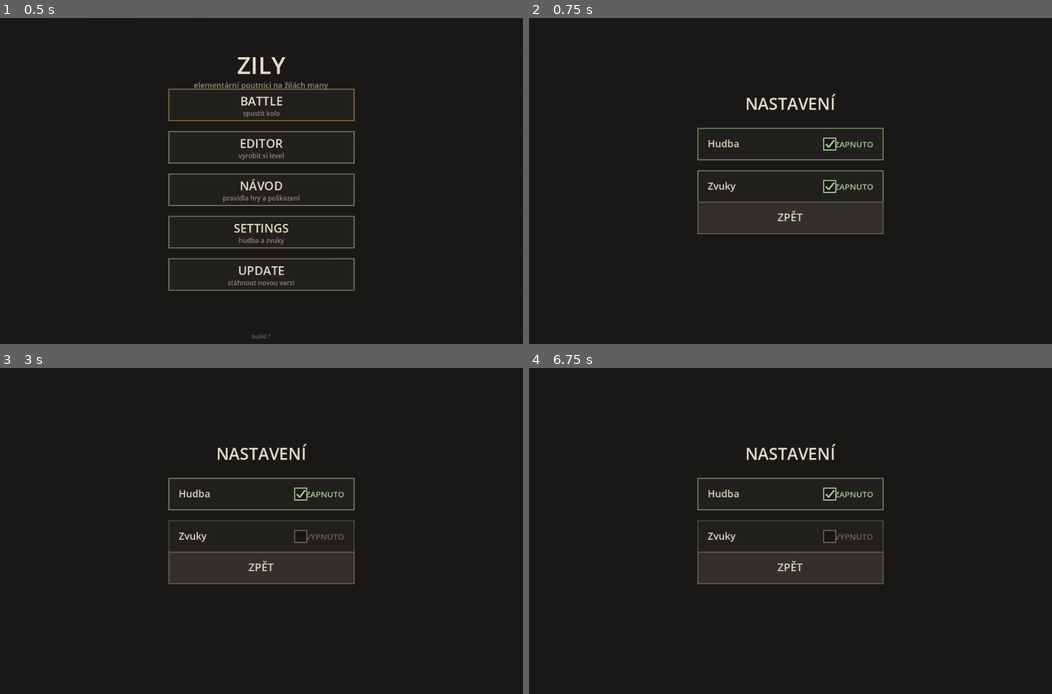
Above: before the commit, frames 1-4 (two rows, left to right).
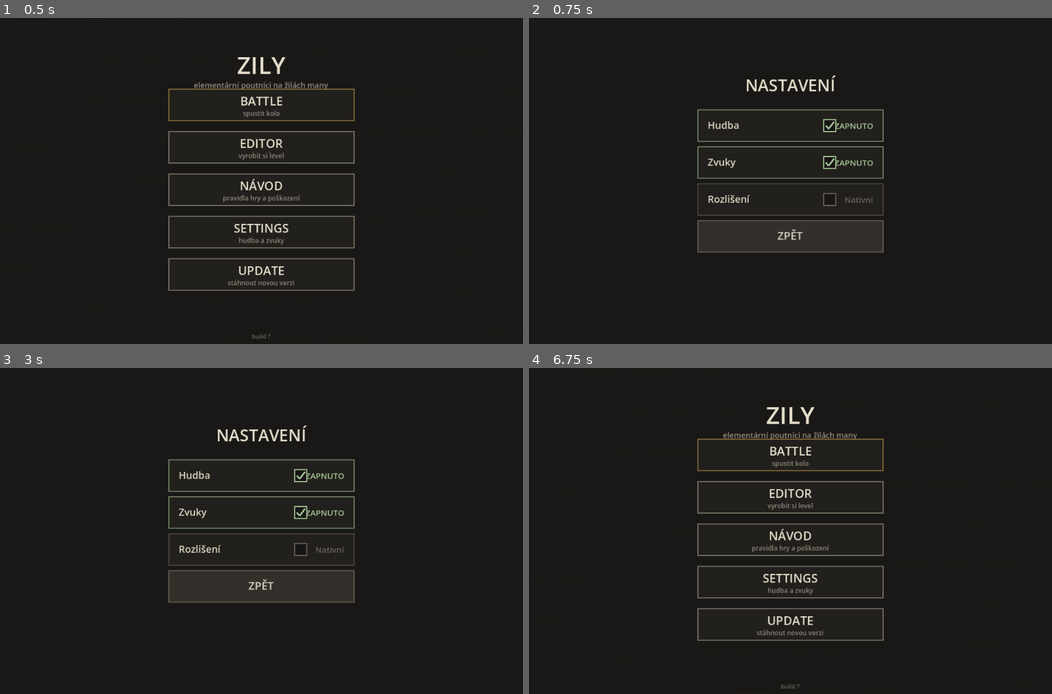
Above: after the commit, the same moments.

Repository: jankoznar94/dark-story
Game: Godot game, scene res://main.tscn
The game is run twice, just before and just after one commit, with the same random seed, the same clock (stepped at 60 frames per second) and the same inputs.
Inputs (mouse positions are in pixels of both pictures, inside the frame that each line leads up to):
- Up to frame 1 (0.5 s): no input
- Up to frame 2 (0.75 s): tap Enter at 0.5 s; move the mouse to (764, 246) at 0.52 s; click (764, 246) at 0.67 s
- Up to frame 3 (3 s): tap Space at 1.25, 2.75 s; drag from (418, 579) to (235, 596) at 1.27 s; tap Enter at 2 s; move the mouse to (104, 482) at 2.02 s; click (104, 482) at 2.17 s; drag from (287, 531) to (104, 482) at 2.77 s
- Up to frame 4 (6.75 s): tap Enter at 3.5 s; move the mouse to (712, 449) at 3.52 s; click (712, 449) at 3.67 s; tap Space at 4.25 s; drag from (905, 514) to (712, 449) at 4.27 s; move the mouse to (685, 547) at 5.02 s; click (685, 547) at 5.17 s; drag from (842, 459) to (685, 547) at 5.77 s; move the mouse to (764, 596) at 6.52 s; click (764, 596) at 6.67 s

Frame 1 is identical in both runs. In frame 2, 5.5% of the frame differs, in the area x 32-68%, y 17-72%; in frame 3, 5.3%; in frame 4, 5.5%, in the area x 32-68%, y 12-99%.

Commit message:
Zily: usporny rezim rozliseni v Nastaveni (pohyb uz neskube)
Hra se kreslila v NATIVNIM rozliseni displeje: kazdy snimek vyplnil cely
displej nekolikrat pres sebe a na telefonu (DPR 2-3) to je 6-9x vic pixelu
nez na stolnim displeji. Snimky se pak nevesly do 16,7 ms a pohyb poutniku
skubal (zmereno 1920x1200: med 18,5 ms, 127 z 600 snimku nad 20 ms).

- Nastaveni ma treti radek ROZLIŠENÍ: Nativní / Úsporné (vychozi Nativní).
  Usporny rezim kresli do 960x600 a na displej se ROZTAHNE.
- POZOR: musi to byt CONTENT_SCALE_MODE_VIEWPORT, ne CANVAS_ITEMS. Ve
  CANVAS_ITEMS se zmensuji jen souradnice a obraz se porad rasterizuje do
  plneho rozliseni - zmereno bez zlepseni (med 18,5 vs 18,2 ms). S VIEWPORT
  je snimek 16,7 ms a nad 20 ms jsou 2 z 600.
- Nastaveni: SETTINGS_ROWS ridi rozvrzeni, kresleni, vstup i testy.
- test_layout hlida tri radky + ZPET na 14 rozlisenich (17672 kontrol).

Diff:
--- a/scripts/game_view.gd
+++ b/scripts/game_view.gd
@@ -23,6 +23,10 @@
 # VEZ je osmihran (viz _draw_towers). Polomer je VETSI nez u nepritele:
 # vez ma byt stavba, ktera je videt, ne drobna krabicka.
 const TOWER_SIDE := 16.0
+# CILOVE PLATNO USPORNEHO REZIMU (viz `_apply_render_scale`). Hra se v nem
+# kresli a na displej se roztahne.
+const RENDER_W := 960
+const RENDER_H := 600
 
 # VELIKOST POUTNIKA. Je to znacka, ktera musi byt citelna na telefonu -
 # poutnik je to, na co se hrac cely cas kouka, takze je vetsi nez zbytek
@@ -69,6 +73,7 @@
 	settings.load_from_disk()
 	_setup_audio()
 	_place_to_window()
+	_apply_render_scale()
 	get_viewport().size_changed.connect(_on_resize)
 	var args: PackedStringArray = OS.get_cmdline_user_args()
 	if args.has("--shot"):
@@ -223,6 +228,35 @@
 	_reflow()
 
 
+# USPORNE ROZHLEDNI. Hra se jinak kresli v NATIVNIM rozliseni displeje: kazdy
+# snimek vyplni cely displej nekolikrat pres sebe (pozadi, pás, cesty) a na
+# telefonu s DPR 2-3 je pixelu 6-9x vic nez na stolnim displeji. Kdyz se
+# snimek nevejde do 16,7 ms, poutnik popojde o delsi cas najednou - pohyb
+# skube. Usporny rezim kresli do 960x600 a na displej se roztahne.
+#
+# NIKDY NEPRIRAZUJE, KDYBY TO ZHORSILO: na displeji mensim nez cilove platno
+# (nebo jen o chlup vetsim) zustava nativni rozliseni - jinak by se kreslilo
+# do vetsiho platna, nez je obrazovka.
+func _apply_render_scale() -> void:
+	var w: Window = get_window()
+	var size: Vector2i = w.size
+	var big: bool = size.x >= RENDER_W * 1.2 and size.y >= RENDER_H * 1.2
+	if settings.lowres and big:
+		w.content_scale_size = Vector2i(RENDER_W, RENDER_H)
+		w.content_scale_aspect = Window.CONTENT_SCALE_ASPECT_EXPAND
+		# POZOR: MUSI to byt VIEWPORT, ne CANVAS_ITEMS. V CANVAS_ITEMS se
+		# zmensuji jen souradnice, ale obraz se porad rasterizuje do plneho
+		# rozliseni displeje (zmereno: cas snimku se vubec nezmenil), takze
+		# by hrac dostal mekci obraz a zadnou usporu. VIEWPORT kresli do
+		# mensiho platna a to se na displej ROZTAHNE - to je cela uspora.
+		w.content_scale_mode = Window.CONTENT_SCALE_MODE_VIEWPORT
+	else:
+		w.content_scale_mode = Window.CONTENT_SCALE_MODE_DISABLED
+	# Rozvrzeni se pocita z VELIKOSTI VIEWPORTU, ktera se zmenou meritka
+	# zmenila - bez prelozeni by hra kreslila do starych souradnic.
+	_on_resize()
+
+
 # Nahledovy rezim pro kontrolu vzhledu: postavi ukazkovou sit a zmrazi hru
 # v okamziku, kdy jsou poutnici na usecich, aby snimek neukazal prazdno.
 func _setup_shot() -> void:
@@ -1008,18 +1042,22 @@
 		_click()
 		menu.open_menu()
 		return
-	# Prepinace jsou prvni dva radky (hudba, zvuky); treti je ZPET vyse.
+	# Prepinace jsou prvni tri radky (hudba, zvuky, rozliseni); ZPET je vyse.
 	var gap: float = layout.row_gap()
 	var r: Rect2 = layout.settings_toggle
-	for i in range(2):
+	for i in range(ScreenLayout.SETTINGS_ROWS):
 		var row := Rect2(r.position.x, r.position.y + float(i) * (r.size.y + gap),
 			r.size.x, r.size.y)
 		if row.has_point(pos):
 			_click()
 			if i == 0:
 				settings.toggle_music()
+			elif i == 1:
+				settings.toggle_sfx()
 			else:
-				settings.toggle_sfx()
+				settings.toggle_lowres()
+				# Zmena rozliseni plati HNET - hrac musi videt, co si zapnul.
+				_apply_render_scale()
 			return
 
 
@@ -1350,23 +1388,28 @@
 		Color(0.90, 0.87, 0.80), true, layout.view.x)
 
 	var r: Rect2 = layout.settings_toggle
-	var labels := ["Hudba", "Zvuky"]
-	var values := [settings.music, settings.sfx]
+	var labels := ["Hudba", "Zvuky", "Rozlišení"]
+	# Treti radek neni ZAPNUTO/VYPNUTO ale DVE MOZNOSTI - hrac vybira mezi
+	# nativnim a uspornym rozlisenim, coz se slovem "zapnuto" rict neda.
+	var values: Array = ["ZAPNUTO" if settings.music else "VYPNUTO",
+		"ZAPNUTO" if settings.sfx else "VYPNUTO", settings.lowres_text()]
+	var ons: Array = [settings.music, settings.sfx, settings.lowres]
 	var sgap: float = layout.row_gap()
-	for i in range(2):
+	for i in range(ScreenLayout.SETTINGS_ROWS):
 		var row := Rect2(r.position.x, r.position.y + float(i) * (r.size.y + sgap),
 			r.size.x, r.size.y)
 		draw_rect(row, Color(0.135, 0.125, 0.11))
-		var on: bool = bool(values[i])
+		var on: bool = bool(ons[i])
 		var col: Color = Color(0.65, 0.78, 0.60) if on else Color(0.42, 0.39, 0.35)
 		draw_rect(row, Color(col.r, col.g, col.b, 0.55), false, 2.0)
 		_label(Vector2(row.position.x + 18.0 * layout.ui,
 			row.position.y + row.size.y * 0.62), labels[i], 18, Color(0.88, 0.85, 0.78))
 		# Stav prepinace k pravemu okraji radku - zarovnany DOPRAVA, aby
 		# nepretekl mimo obrazovku (viz _label_right).
-		_label_right("ZAPNUTO" if on else "VYPNUTO",
+		_label_right(str(values[i]),
 			row.position.y + row.size.y * 0.62, 15, col, row.end.x - 18.0 * layout.ui)
-		# Zaskrtavatko je druha znacka krome barvy - ne jen barva.
+		# Zaskrtavatko je druha znacka krome barvy - ne jen barva. U rozliseni
+		# je to ctverecek, ktery je "plny", kdyz je zapnuty usporny rezim.
 		var bx: float = row.end.x - 108.0 * layout.ui
 		var by: float = row.get_center().y
 		draw_rect(Rect2(bx - 1.0, by - 11.0, 22.0, 22.0), Color(0.09, 0.085, 0.08))
--- a/scripts/screen_layout.gd
+++ b/scripts/screen_layout.gd
@@ -79,6 +79,10 @@
 var menu_title_y := 0.0
 var settings_toggle := Rect2()
 var settings_back := Rect2()
+# Kolik radku ma obrazovka NASTAVENI (bez tlacitka ZPET). Cislo je tady,
+# protoze z nej pocita rozvrzeni, kresleni, vstup i testy - kdyby si ho
+# kazdy psal sam, rozesly by se a klepnuti by nesedlo na obrazek.
+const SETTINGS_ROWS := 3
 # Navrat do editoru v hornim panelu hry (jen kdyz hrac hraje level z editoru).
 var hud_back := Rect2()
 
@@ -236,18 +240,19 @@
 	menu_title_y = my0 - 28.0 * ui
 
 	# --- NASTAVENI ---
-	# Dva prepinace a ZPET pod sebou, svisle vycentrovane. Stejna logika
+	# Tri prepinace a ZPET pod sebou, svisle vycentrovane. Stejna logika
 	# jako u menu: vyska zustava na dotykovem minimu, zmensuje se jen
 	# mezera - spatne stisknutelne policko je horsi nez tesnejsi rozvrzeni.
 	var sh: float = mh
 	var sgap: float = 10.0 * ui
-	var stot: float = sh * 3.0 + sgap * 2.0
+	var srows: int = SETTINGS_ROWS
+	var stot: float = sh * float(srows + 1) + sgap * float(srows)
 	if stot > v.y - 40.0 * ui:
-		sgap = maxf(4.0, (v.y - 40.0 * ui - sh * 3.0) * 0.5)
-		stot = sh * 3.0 + sgap * 2.0
+		sgap = maxf(4.0, (v.y - 40.0 * ui - sh * float(srows + 1)) / float(srows))
+		stot = sh * float(srows + 1) + sgap * float(srows)
 	var sy0: float = (v.y - stot) * 0.5
 	settings_toggle = Rect2((v.x - mw) * 0.5, sy0, mw, sh)
-	settings_back = Rect2((v.x - mw) * 0.5, sy0 + (sh + sgap) * 2.0, mw, sh)
+	settings_back = Rect2((v.x - mw) * 0.5, sy0 + (sh + sgap) * float(srows), mw, sh)
 
 	# --- EDITOR ---
 	# Pruh tlacitek dole, vyska z dotykoveho minima pro prst (nemeni se),
@@ -538,14 +543,14 @@
 	return out
 
 
-# Vsechny dotykove cile NASTAVENI: dva prepinace a ZPET.
+# Vsechny dotykove cile NASTAVENI: vsechny radky prepinacu a ZPET.
 func all_settings_buttons() -> Array:
 	var out: Array = []
 	var sh: float = settings_toggle.size.y
 	var gap: float = row_gap()
-	out.append(settings_toggle)
-	out.append(Rect2(settings_toggle.position.x,
-		settings_toggle.position.y + sh + gap, settings_toggle.size.x, sh))
+	for i in range(SETTINGS_ROWS):
+		out.append(Rect2(settings_toggle.position.x,
+			settings_toggle.position.y + float(i) * (sh + gap), settings_toggle.size.x, sh))
 	out.append(settings_back)
 	return out
 
@@ -554,7 +559,8 @@
 # vstup i testy pouzivaly PRESNE stejnou hodnotu - kdyby si ji kazdy
 # pocital sam, rozesly by se a klikacka by nesedela na obrazek.
 func row_gap() -> float:
-	return settings_back.position.y - settings_toggle.position.y - settings_toggle.size.y * 2.0
+	return (settings_back.position.y - settings_toggle.position.y
+		- settings_toggle.size.y * float(SETTINGS_ROWS)) / float(SETTINGS_ROWS)
 
 
 func overlaps_with(rect: Rect2, margin: float = 0.0) -> bool:
--- a/scripts/settings.gd
+++ b/scripts/settings.gd
@@ -14,6 +14,12 @@
 
 var music: bool = true
 var sfx: bool = true
+# USPORNE ROZHLEDNI. Hra se jinak kresli v NATIVNIM rozliseni displeje, coz
+# na telefonu (DPR 2-3) znamena nekolikanasobne vic pixelu nez na stolnim
+# displeji - a kdyz se snimek nevejde do 16,7 ms, pohyb poutniku skube.
+# V uspornem rezimu se hra kresli do 960x600 a na displej se roztahne.
+# VYCHOZI JE NATIVNI (ostry obraz) - usporny rezim si hrac zapina sam.
+var lowres: bool = false
 
 
 func load_from_disk() -> void:
@@ -22,12 +28,14 @@
 		return
 	music = bool(cf.get_value(SECTION, "music", true))
 	sfx = bool(cf.get_value(SECTION, "sfx", true))
+	lowres = bool(cf.get_value(SECTION, "lowres", false))
 
 
 func save_to_disk() -> void:
 	var cf := ConfigFile.new()
 	cf.set_value(SECTION, "music", music)
 	cf.set_value(SECTION, "sfx", sfx)
+	cf.set_value(SECTION, "lowres", lowres)
 	cf.save(PATH)
 
 
@@ -39,3 +47,14 @@
 func toggle_sfx() -> void:
 	sfx = not sfx
 	save_to_disk()
+
+
+func toggle_lowres() -> void:
+	lowres = not lowres
+	save_to_disk()
+
+
+# Popisek hodnoty do nastaveni. Text, ne ZAPNUTO/VYPNUTO: u rozliseni se
+# hrac rozhoduje mezi DVEMA MOZNOSTMI, ne mezi zapnuto a vypnuto.
+func lowres_text() -> String:
+	return "Úsporné" if lowres else "Nativní"
--- a/tools/test_layout.gd
+++ b/tools/test_layout.gd
@@ -320,3 +320,23 @@
 		_check(bar_below == want_top2,
 			"%s: obchod je na stejne strane jako misto (nahore=%s, misto nahore=%s)" % [
 				tag, not bar_below, want_top2])
+
+	# --- NASTAVENI: obrazovka se rozsirila o radek ROZLIŠENÍ, takze se na
+	# malem displeji musi vejit tri prepinace + ZPET, kazdy nad dotykovym
+	# minimem a bez prekryvu. Klepnuti na radek musi sedet na obrazek.
+	var sbtns: Array = layout.all_settings_buttons()
+	_check(sbtns.size() == ScreenLayout.SETTINGS_ROWS + 1,
+		"%s: nastaveni ma %d dotykovych cilu, ceka se %d" % [
+			tag, sbtns.size(), ScreenLayout.SETTINGS_ROWS + 1])
+	for si in range(sbtns.size()):
+		var sr: Rect2 = sbtns[si]
+		_check(sr.position.x >= -0.6 and sr.end.x <= float(w) + 0.6,
+			"%s: cíl nastaveni %d utika vodorovne (%.1f..%.1f)" % [tag, si, sr.position.x, sr.end.x])
+		_check(sr.position.y >= -0.6 and sr.end.y <= float(h) + 0.6,
+			"%s: cíl nastaveni %d utika svisle (%.1f..%.1f)" % [tag, si, sr.position.y, sr.end.y])
+		_check(sr.size.y >= ScreenLayout.MIN_TOUCH * layout.ui - 0.6,
+			"%s: cíl nastaveni %d je nizky %.1f px" % [tag, si, sr.size.y])
+		for sj in range(si + 1, sbtns.size()):
+			var sr2: Rect2 = sbtns[sj]
+			_check(not sr.intersects(sr2),
+				"%s: cile nastaveni %d a %d se prekryvaji" % [tag, si, sj])
